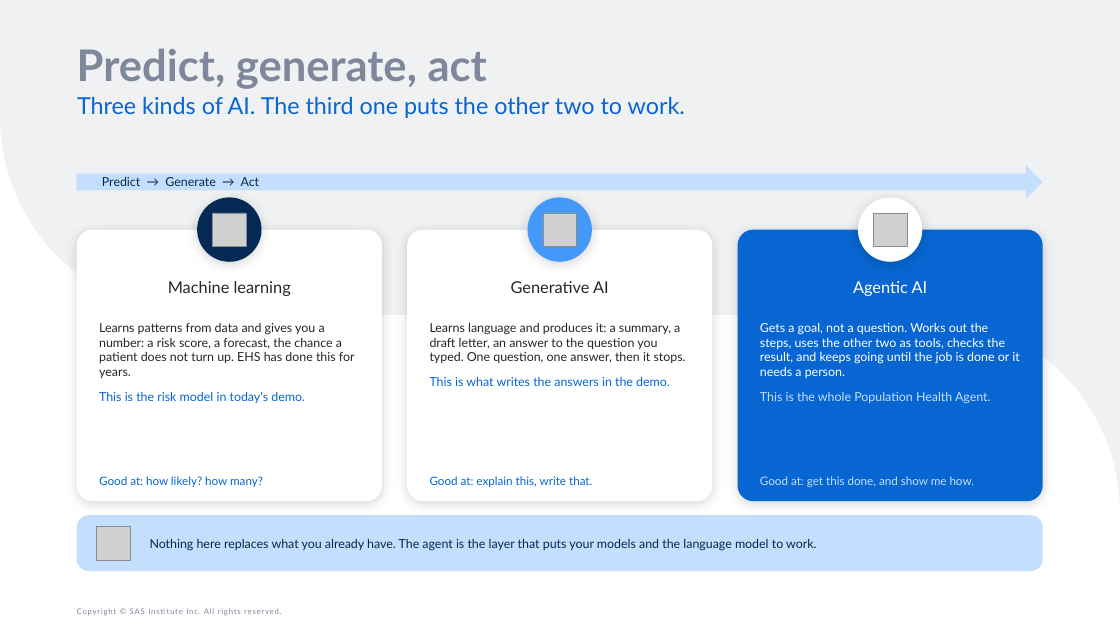
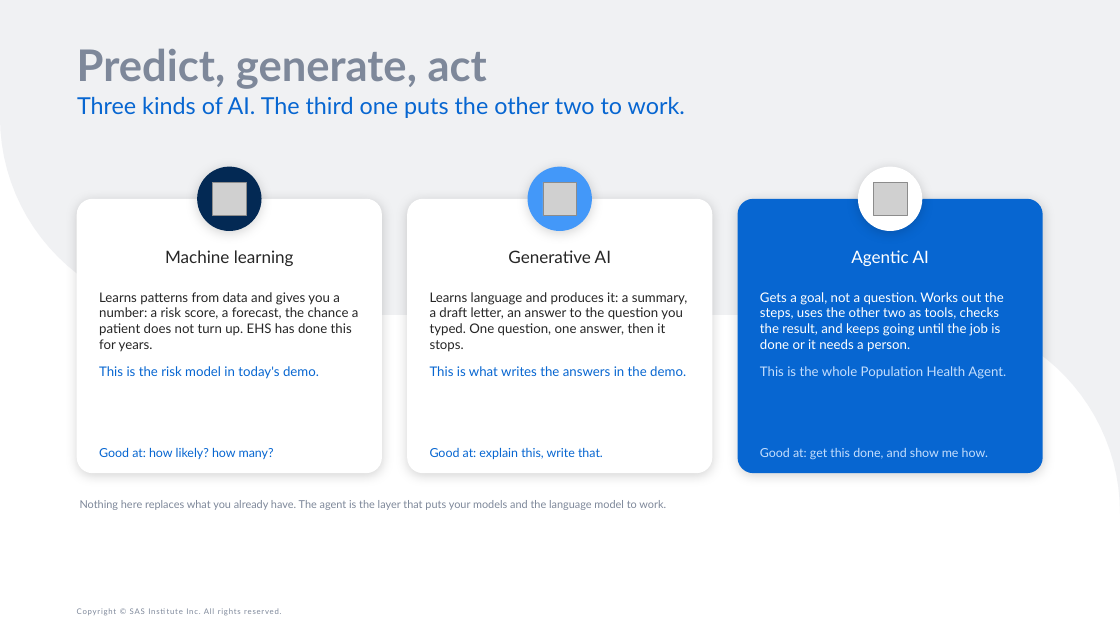
Before and after one commit to raedaldweik/Agentic-Bootcamp, a slide deck: slide 4 of Day1/Agentic_AI_Overview_and_Live_Demo/Agentic_AI_Overview_and_Live_Demo.pptx. Drawn at 1120x630 pixels with LibreOffice and Linux fonts; fonts in the diff are those of the drawing; grey boxes stand for pictures. Boxes give left, top, right and bottom in pixels: in the first picture for what was removed or moved away, otherwise in the second. Text is boxed around its words. In the diff, an @@ line names an element or a change of style, - is before the commit and + after.

```diff
--- a/Day1/Agentic_AI_Overview_and_Live_Demo/Agentic_AI_Overview_and_Live_Demo.pptx
+++ b/Day1/Agentic_AI_Overview_and_Live_Demo/Agentic_AI_Overview_and_Live_Demo.pptx
@@ right arrow removed at (x1=77, y1=165, x2=1043, y2=199) @@
@@ text removed at (x1=102, y1=177, x2=260, y2=186) @@
-Predict → Generate → Act
@@ 9 texts, 3 pictures, 3 rounded rectangles, 3 ellipses moved together from (x1=77, y1=197, x2=1043, y2=501) to (x1=77, y1=166, x2=1043, y2=473) @@
@@ proportions changed in 3 elements at (x1=77, y1=199, x2=382, y2=473), (x1=407, y1=199, x2=712, y2=473), (x1=738, y1=199, x2=1043, y2=473) @@
@@ size 21 to 22 pt in 3 elements at (x1=165, y1=250, x2=294, y2=266), (x1=508, y1=250, x2=611, y2=263), (x1=851, y1=250, x2=929, y2=266) @@
@@ size 16 to 17 pt; more space between paragraphs in 3 elements at (x1=99, y1=292, x2=359, y2=379), (x1=430, y1=292, x2=688, y2=376), (x1=760, y1=292, x2=1006, y2=379) @@
@@ size 15 to 16 pt in 3 elements at (x1=99, y1=448, x2=274, y2=459), (x1=430, y1=448, x2=603, y2=459), (x1=760, y1=448, x2=988, y2=460) @@
@@ text "Nothing here replaces what you ..." moved from (x1=150, y1=539, x2=816, y2=551) to (x1=80, y1=500, x2=666, y2=510) @@
@@ text "Nothing here replaces what you ..." at (x1=80, y1=500, x2=666, y2=510): size 16 to 14 pt, text colour #032954 to #7E889A; vertical alignment middle to top @@
@@ rounded rectangle removed at (x1=77, y1=515, x2=1043, y2=571) @@
@@ picture removed at (x1=96, y1=526, x2=130, y2=560) @@
```
Also in this commit, not shown: 6 other slides changed, 1 other file.
